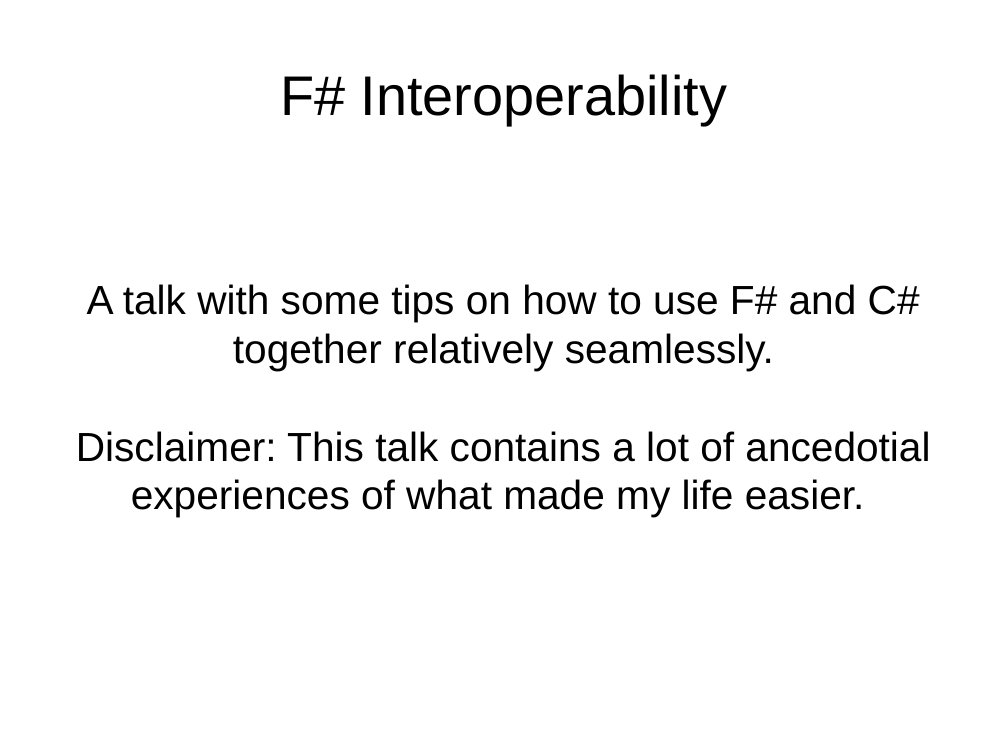
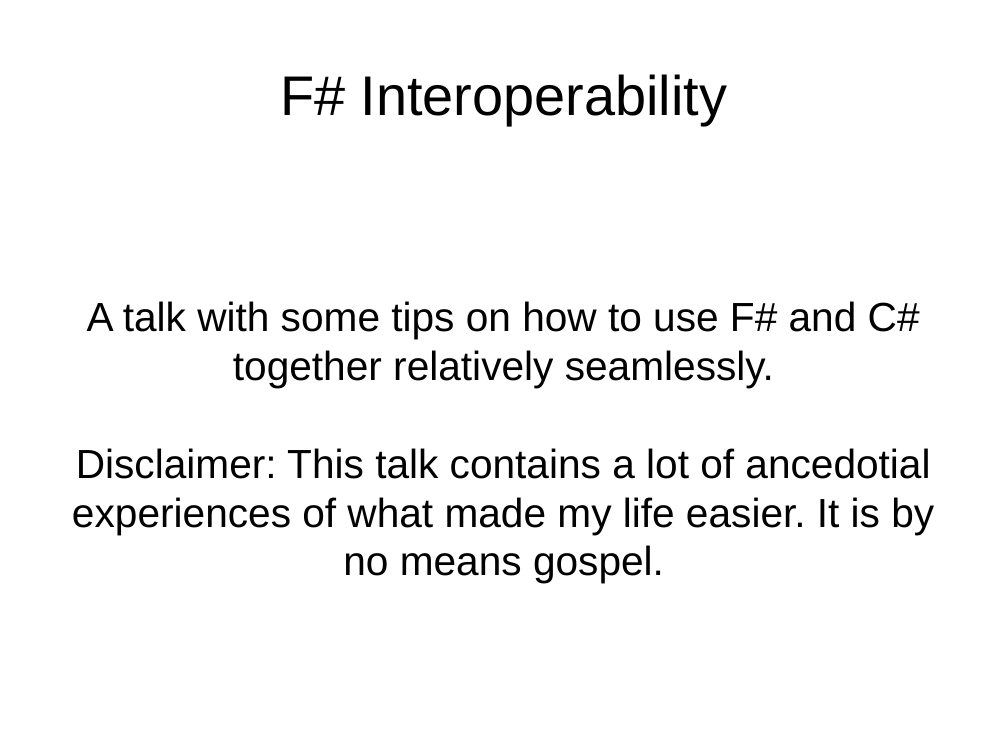
Before and after one commit to mvkara/InteropPresentation, a slide deck: slide 1 of slides/InteroperabilityPresentation.odp. Drawn at 1008x756 pixels with LibreOffice and Linux fonts; fonts in the diff are those of the drawing. Boxes give left, top, right and bottom in pixels: in the first picture for what was removed or moved away, otherwise in the second. Text is boxed around its words. In the diff, an @@ line names an element or a change of style, - is before the commit and + after.

```diff
--- a/slides/InteroperabilityPresentation.odp
+++ b/slides/InteroperabilityPresentation.odp
@@ subtitle at bbox=[72, 448, 934, 583]: text changed @@
-Disclaimer: This talk contains a lot of ancedotial experiences of what made my life easier.
+Disclaimer: This talk contains a lot of ancedotial experiences of what made my life easier. It is by no means gospel.
```
Also in this commit, not shown: 7 other slides changed, 1 slide added, 1 slide removed, 2 other files.
